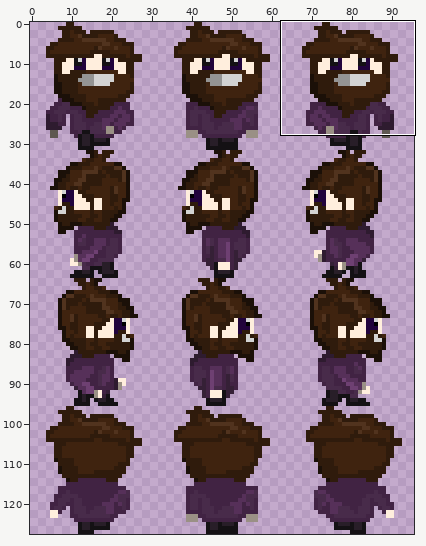
File history of a sprite sheet, public/assets/player.png. Above: a wide view before the commit, with the close-up outlined.
Close-up. Earlier state:
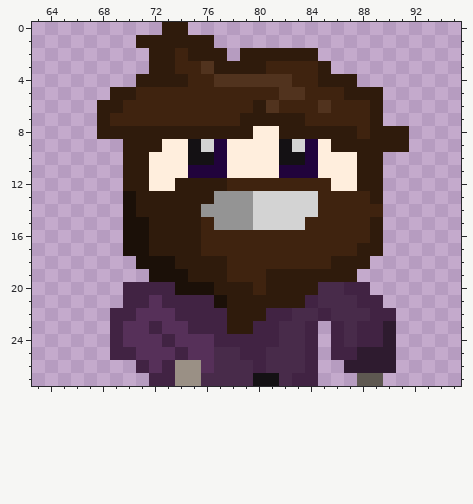
The file is 96x128 pixels. Colours within 5 levels of each other are drawn and written as one. Shown: x 63..95, y 0..27.
Now the later version:
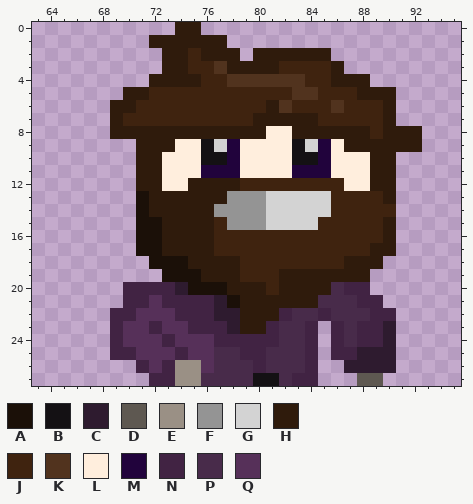
Palette (. is transparent): A #1b1008  B #141114  C #2e1b2f  D #5e5851  E #9a9085  F #949494  G #d3d3d3  H #2f1b0c  J #3f230f  K #51331e  L #ffeedd  M #21033c  N #412343  P #482b4a  Q #563059
Change:
@@ x 63..95 @@
- 0 ..........HH.....................
- 1 ........HHHHHH...................
- 2 .........HHJHHH.HHHHHH...........
- 3 .........HHJJKHHHHJJJJH..........
- 4 ........HHHHJJKKKKKKJJHHH........
- 5 ......HHJJJJJJJJJJJKKJJJHHH......
- 6 .....HHJJJJJJJJJJHKJJJKJJJH......
- 7 .....HJJJJJJJJJJHHHHHJJJJJH......
- 8 .....HHHHHHHHHHHHLLHHHHHHJHHH....
- 9 .......HHHLLBGMLLLLBGMLHHHHHH....
-10 .......HHLLLBBMLLLLBBMLLLHH......
-11 .......HHLLLMMMLLLLMMMLLLHH......
-12 .......HHLLHHHHJJJJJJJJLLHH......
-13 .......AHHHHHHFFFGGGGGJJJJH......
-14 .......AHHHHHFFFFGGGGGJJJJJ......
-15 .......AAHHHHJFFFGGGGJJJJJH......
-16 .......AAHHHHJJJJJJJJJJJJJH......
-17 .......AAHHHHJJJJJJJJJJJJHH......
-18 ........AAAHHHHJJJJJJJJHHH.......
-19 .........AAAHHHJJJHHHHHHH........
-20 .......NNNNAAAHHHJHHHHPPNN.......
-21 .......NNQNNNNAHHHHHHNPPPNN......
-22 ......NNQQQNNNNHHHNNPPNPPPNN.....
-23 ......NQQNQQNNNHHNNPPN.NPNNC.....
+ 0 ...........HH....................
+ 1 .........HHHHHH..................
+ 2 ..........HHJHHH.HHHHHH..........
+ 3 ..........HHJJKHHHHJJJJH.........
+ 4 .........HHHHJJKKKKKKJJHHH.......
+ 5 .......HHJJJJJJJJJJJKKJJJHHH.....
+ 6 ......HHJJJJJJJJJJHKJJJKJJJH.....
+ 7 ......HJJJJJJJJJJHHHHHJJJJJH.....
+ 8 ......HHHHHHHHHHHHLLHHHHHHJHHH...
+ 9 ........HHHLLBGMLLLLBGMLHHHHHH...
+10 ........HHLLLBBMLLLLBBMLLLHH.....
+11 ........HHLLLMMMLLLLMMMLLLHH.....
+12 ........HHLLHHHHJJJJJJJJLLHH.....
+13 ........AHHHHHHFFFGGGGGJJJJH.....
+14 ........AHHHHHFFFFGGGGGJJJJJ.....
+15 ........AAHHHHJFFFGGGGJJJJJH.....
+16 ........AAHHHHJJJJJJJJJJJJJH.....
+17 ........AAHHHHJJJJJJJJJJJJHH.....
+18 .........AAAHHHHJJJJJJJJHHH......
+19 ..........AAAHHHJJJHHHHHHH.......
+20 .......NNNNCAAAHHHJHHHHPNN.......
+21 .......NNQNNNNCAHHHHHHPPPNN......
+22 ......NNQQQNNNCCHHHNPPNPPPNN.....
+23 ......NQQNQQNNNCHHNPPN.NPNNC.....
 24 ......NQQQNQQQNNNNNPPN.NPNNC.....
